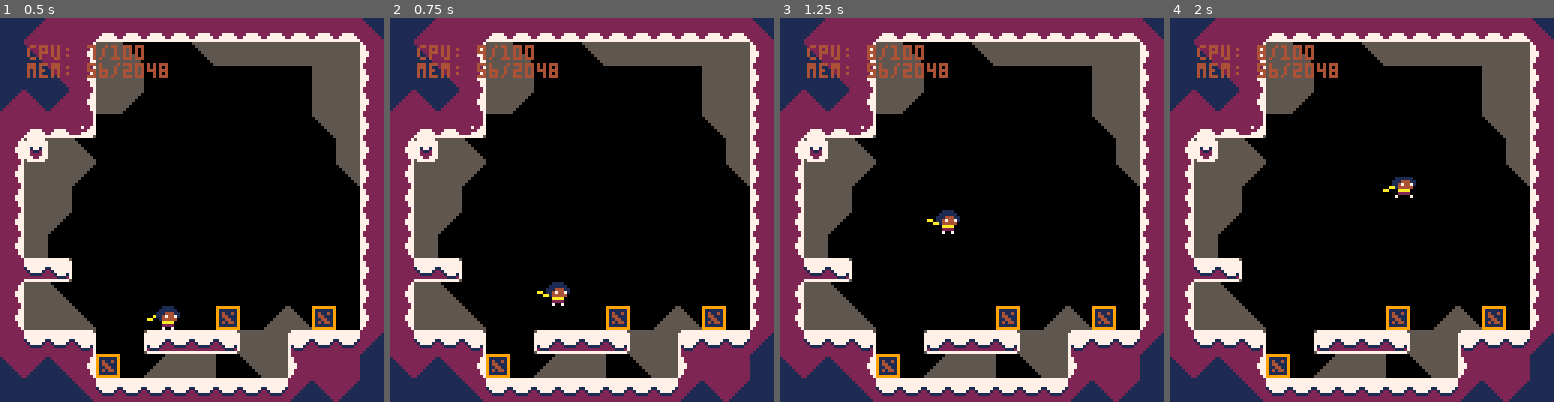
Above: before the commit, frames 1-4 (left to right).
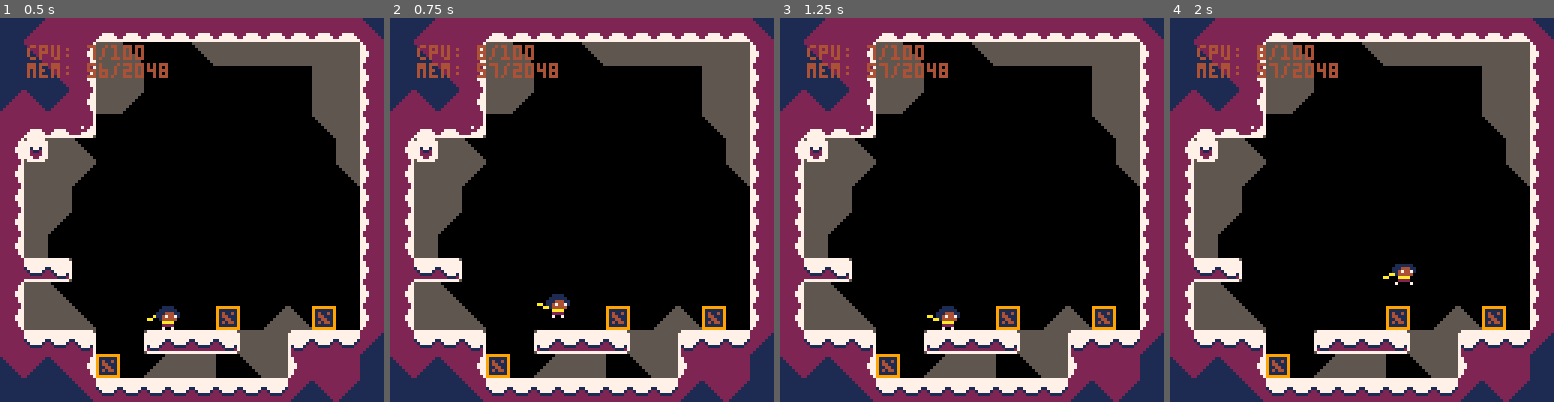
Above: after the commit, the same moments.

Repository: ExOK/Celeste2
Game: PICO-8 cartridge celeste2.p8
Two runs of this game, one before a commit and one after it. Both use one fixed random seed, a clock stepped at 60 frames per second and the inputs below.
Inputs:
- Up to frame 1 (0.5 s): tap X (X key) at 0.33 s
- Up to frame 2 (0.75 s): tap O (Z key) at 0.7 s
- Up to frame 3 (1.25 s): tap X (X key) at 1.07 s
- Up to frame 4 (2 s): hold Right from 1.6 s (still down); tap O (Z key) at 1.7 s; tap X (X key) at 1.85 s

Frame 1 is identical in both runs. In frame 2, 0.5% of the frame differs, in the area x 22-47%, y 9-79%; in frame 3, 0.7%, in the area x 22-47%, y 7-82%; in frame 4, 0.6%.

Commit message:
Jumping physics

Diff:
--- a/player.lua
+++ b/player.lua
@@ -3,6 +3,8 @@
 player.base = object
 player.jump_grace = 0
 player.jump_grace_y = 0
+player.t_var_jump = 0
+player.var_jump_speed = 0
 
 player.state = 0
 player.frame = 0
@@ -28,11 +30,6 @@
 	if (self.state == 0) then
 		-- normal state
 
-		-- gravity
-		if (not on_ground) then
-			self.speed_y = min(self.speed_y + 0.8, 6)
-		end
-
 		-- running
 		if (on_ground) then
 			self.speed_x = approach(self.speed_x, input_x * 2, 0.6)
@@ -42,11 +39,21 @@
 			self.speed_x = approach(self.speed_x, 0, 0.1)
 		end
 
+		-- gravity
+		if (input_jump and self.t_var_jump > 0) then
+			self.speed_y = self.var_jump_speed
+			self.t_var_jump -= 1
+		elseif (not on_ground) then
+			self.speed_y = min(self.speed_y + 0.8, 6)
+		end
+
 		-- jumping
 		if (self.jump_grace > 0 and consume_jump_press()) then
-			self.speed_y = -8
+			self.speed_y = -4
 			self.jump_grace = 0
 			self:move_y(self.jump_grace_y - self.y)
+			self.t_var_jump = 4
+			self.var_jump_speed = self.speed_y
 		end
 	end
 
